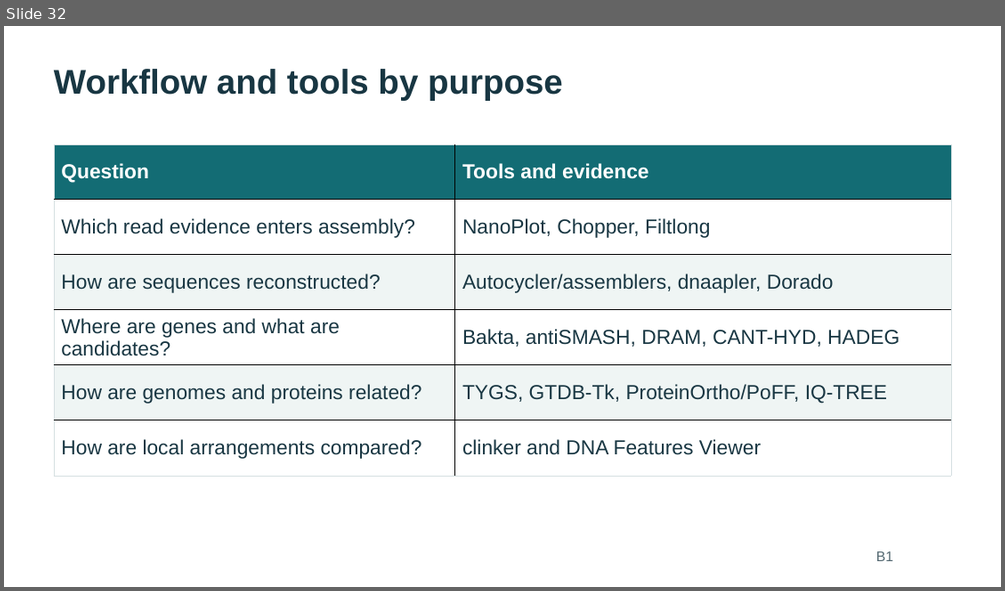
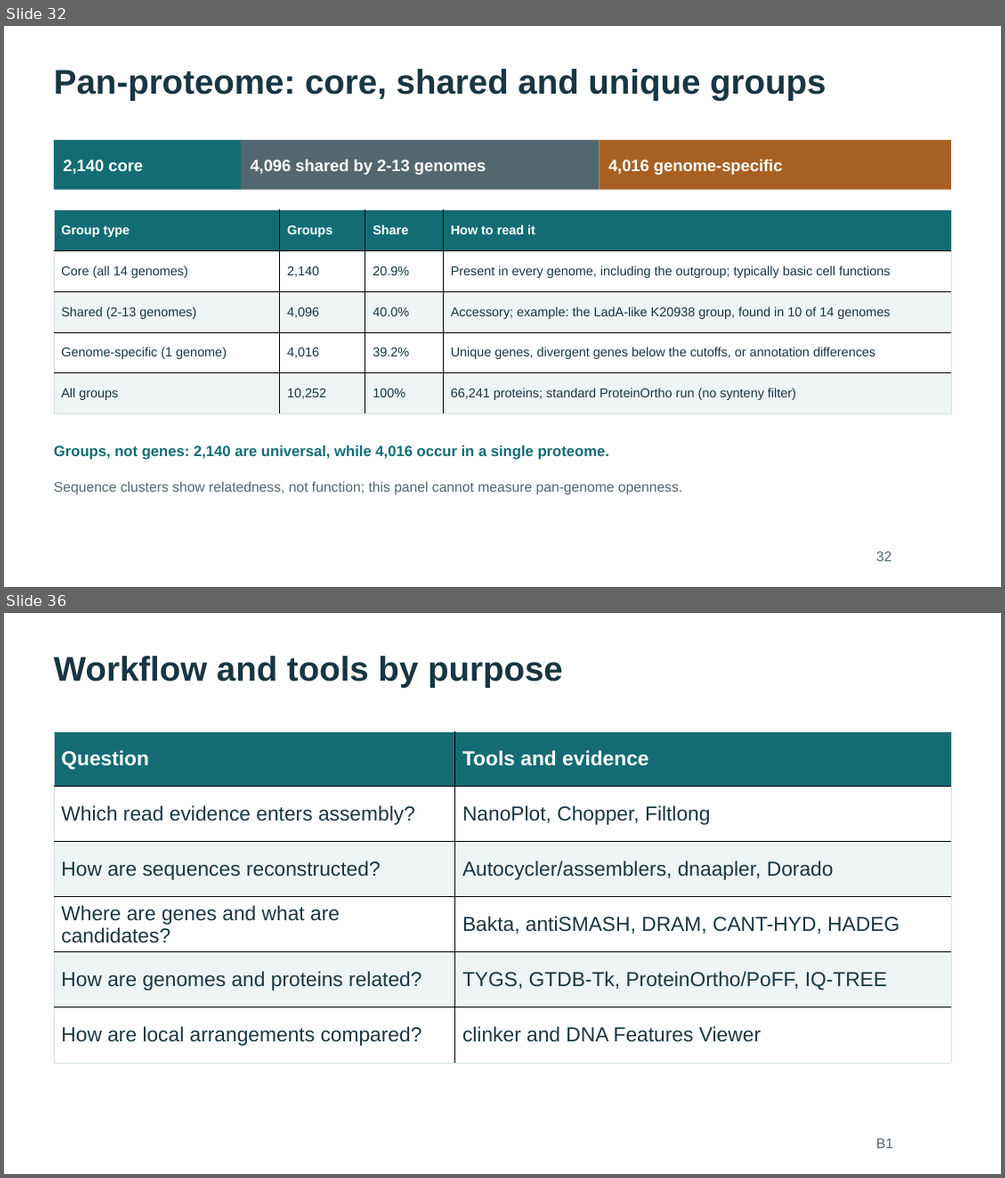
Before and after one commit to WhyAdr/sm-manu, a slide deck: explainer/NMZ-Serratia-genomics-explainer-2026-10-20.pptx. Shown one above the other, each under a label of ours: slide 32 before the commit, slides 32 and 36 after it; the slides between them are not shown. The pictures are 1005x591 and 1005x1178 pixels, drawn with LibreOffice and Linux fonts; fonts in the diff are those of the drawing. Boxes give left, top, right and bottom in pixels: in the first picture for what was removed or moved away, otherwise in the second. Text is boxed around its words. In the diff, an @@ line names an element or a change of style, - is before the commit and + after.

Commit message:
Add serratamolide chemistry and pan-proteome slides (44-slide deck); alt text, 3-lens antiSMASH slide, aromatic split; soften absence claims; rebuild PPTX/PDFs

```diff
--- a/explainer/NMZ-Serratia-genomics-explainer-2026-10-20.pptx
+++ b/explainer/NMZ-Serratia-genomics-explainer-2026-10-20.pptx
@@ slide 32 added at box(4, 26, 1001, 587), background #FFFFFF @@
@@ text added at box(54, 69, 825, 101), 33 pt, text #183642, bold @@
+Pan-proteome: core, shared and unique groups
@@ rectangle added at box(54, 140, 241, 190), fill #136C74, 15.8 pt, text #FFFFFF, bold @@
+2,140 core
@@ rectangle added at box(241, 140, 599, 190), fill #526770, 15.8 pt, text #FFFFFF, bold @@
+4,096 shared by 2-13 genomes
@@ rectangle added at box(599, 140, 952, 190), fill #A76022, 15.8 pt, text #FFFFFF, bold @@
+4,016 genome-specific
@@ table added at box(54, 210, 952, 414), 5 rows, 4 columns @@
+Group type | Groups | Share | How to read it
+Core (all 14 genomes) | 2,140 | 20.9% | Present in every genome, including the outgroup; typically basic cell functions
+Shared (2-13 genomes) | 4,096 | 40.0% | Accessory; example: the LadA-like K20938 group, found in 10 of 14 genomes
+Genome-specific (1 genome) | 4,016 | 39.2% | Unique genes, divergent genes below the cutoffs, or annotation differences
+All groups | 10,252 | 100% | 66,241 proteins; standard ProteinOrtho run (no synteny filter)
@@ text added at box(54, 445, 609, 459), 14.2 pt, text #136C74, bold @@
+Groups, not genes: 2,140 are universal, while 4,016 occur in a single proteome.
@@ text added at box(54, 481, 682, 495), 13.5 pt, text #526770 @@
+Sequence clusters show relatedness, not function; this panel cannot measure pan-genome openness.
@@ text added at box(876, 551, 891, 561), 13.5 pt, text #526770 @@
+32
@@ what was slide 32 is now slide 36 @@
```
Also in this commit, not shown: 20 slides changed, 4 other slides added, 1 slide removed, 12 other files.
